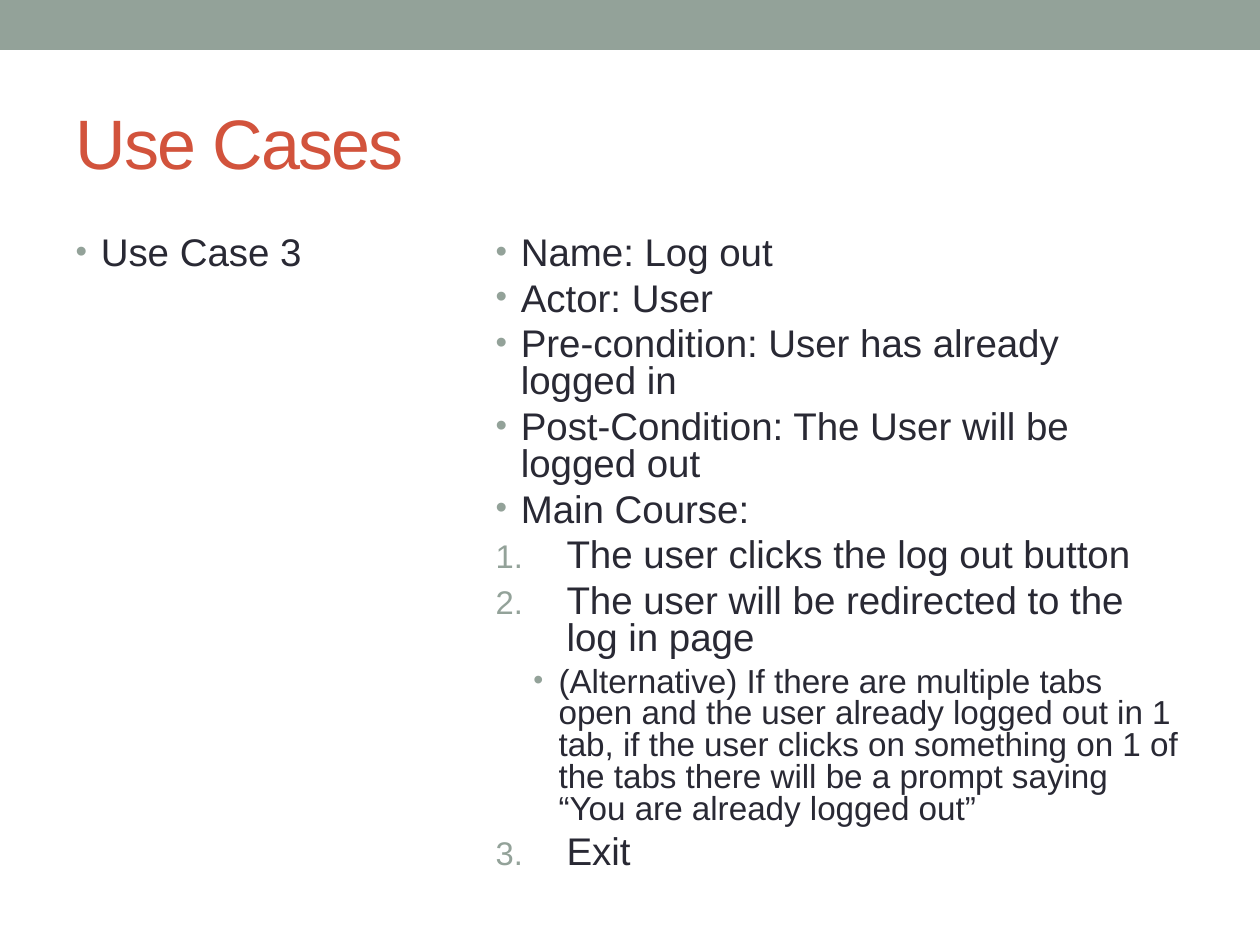
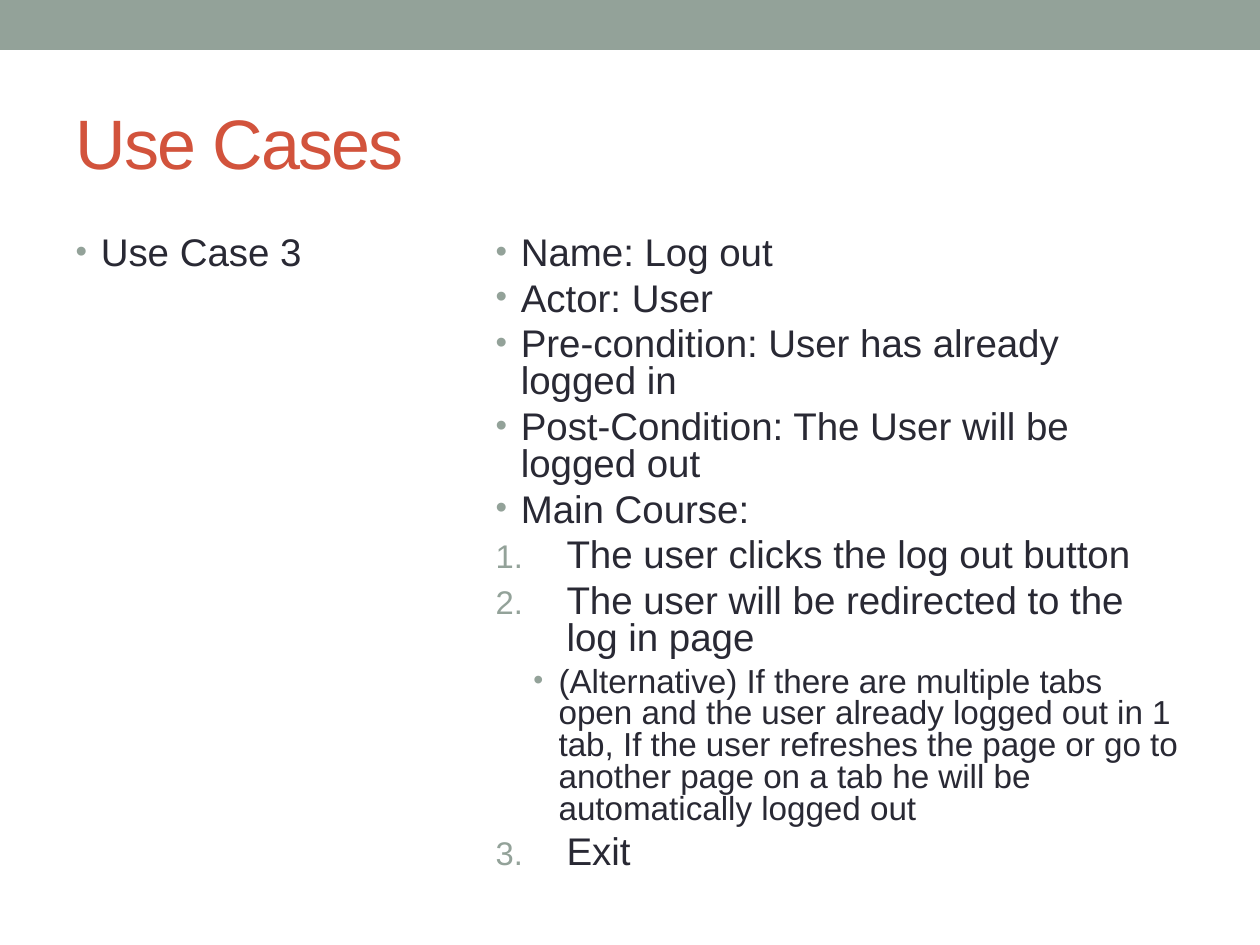
Before and after one commit to aldrinmc/Game-Garage, a slide deck: slide 33 of docs/GAME-GARAGE (1).odp. Drawn at 1260x945 pixels with LibreOffice and Linux fonts; fonts in the diff are those of the drawing. Boxes give left, top, right and bottom in pixels: in the first picture for what was removed or moved away, otherwise in the second. Text is boxed around its words. In the diff, an @@ line names an element or a change of style, - is before the commit and + after.

```diff
--- a/docs/GAME-GARAGE (1).odp
+++ b/docs/GAME-GARAGE (1).odp
@@ text at (559,669,1178,827): text changed @@
-  • (Alternative) If there are multiple tabs open and the user already logged out in 1 tab, if the user clicks on something on 1 of the tabs there will be a prompt saying “You are already logged out”
+  • (Alternative) If there are multiple tabs open and the user already logged out in 1 tab, If the user refreshes the page or go to another page on a tab he will be automatically logged out
```
Also in this commit, not shown: 2 other slides changed, 2 slides added, 1 other file.
